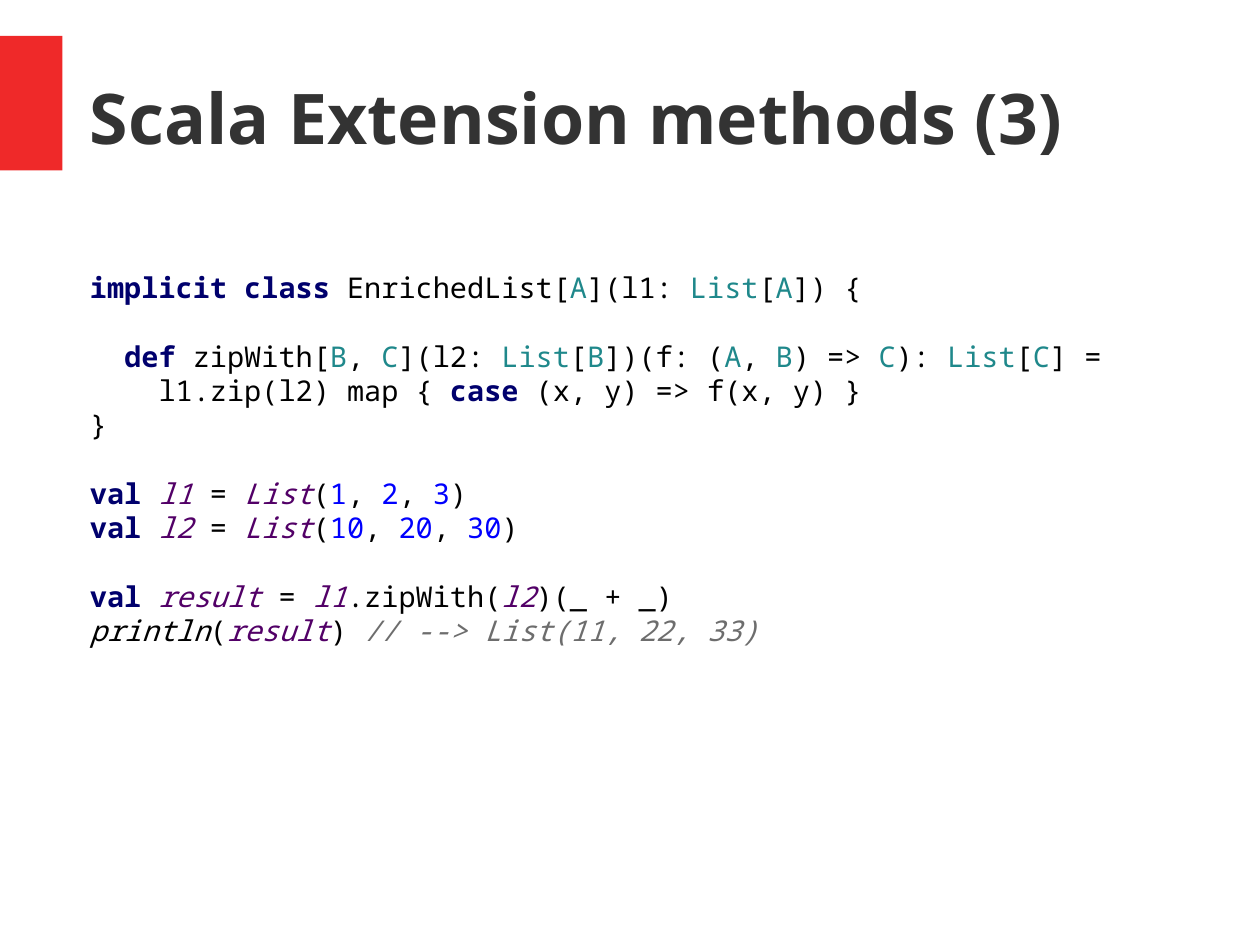
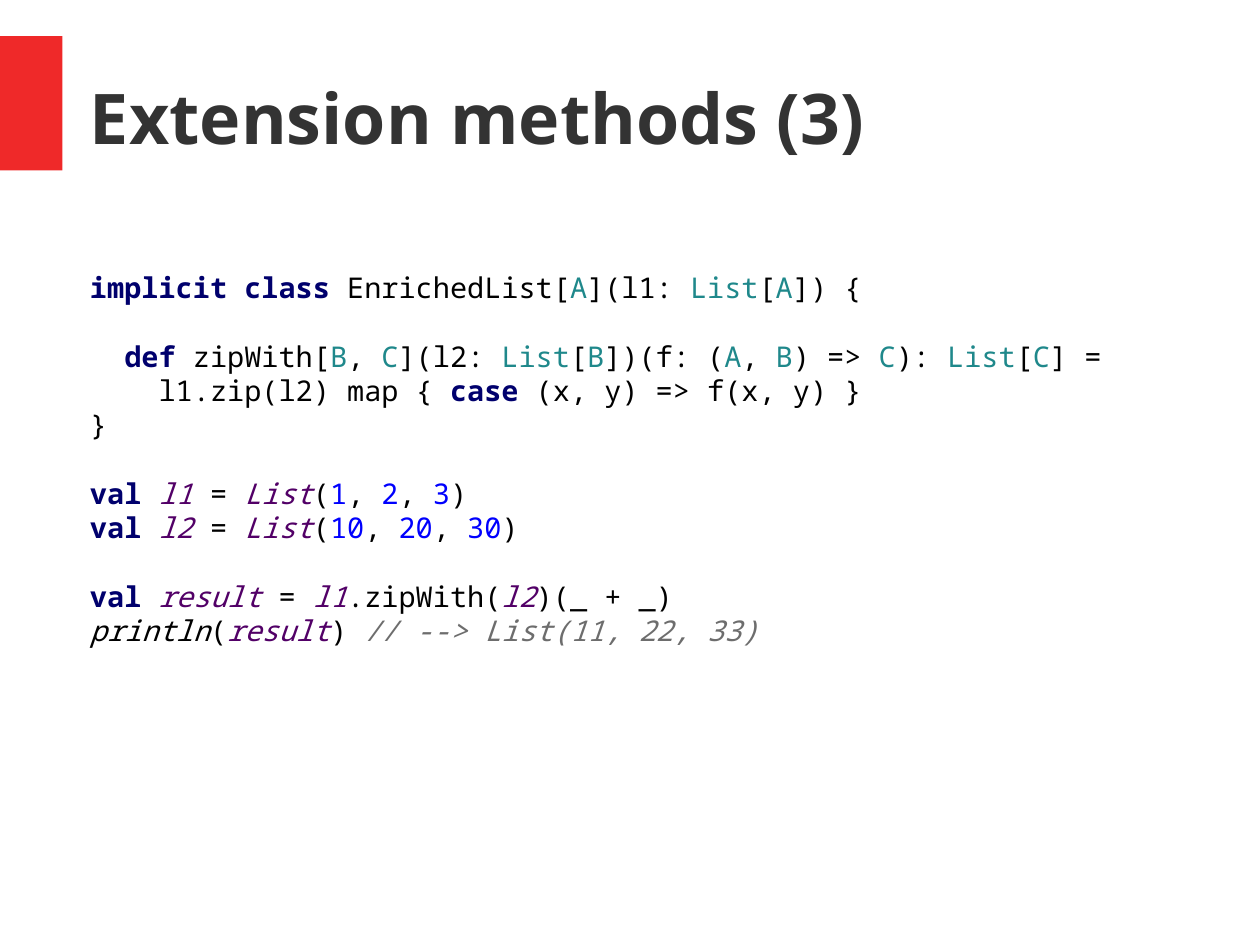
Before and after one commit to hermannhueck/typeclasses, a slide deck: slide 8 of Slides/TypeClasses.pptx (slide 6 before the commit). Drawn at 1260x945 pixels with LibreOffice and Linux fonts; fonts in the diff are those of the drawing. Boxes give left, top, right and bottom in pixels: in the first picture for what was removed or moved away, otherwise in the second. Text is boxed around its words. In the diff, an @@ line names an element or a change of style, - is before the commit and + after.

```diff
--- a/Slides/TypeClasses.pptx
+++ b/Slides/TypeClasses.pptx
@@ text at [90, 91, 864, 155]: text changed @@
-Scala Extension methods (3)
+Extension methods (3)
```
Also in this commit, not shown: 15 other slides changed, 3 slides added, 1 other file.
